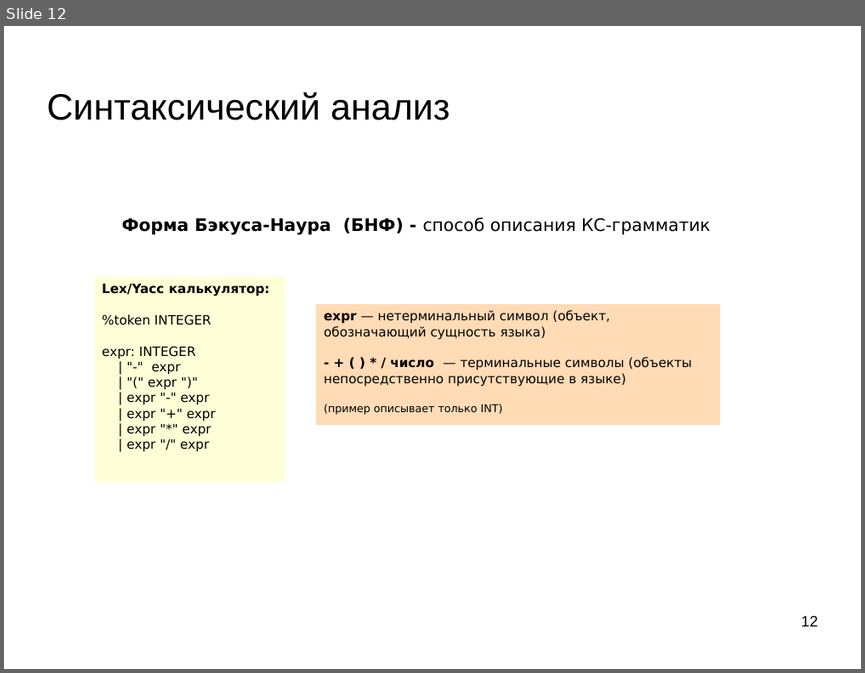
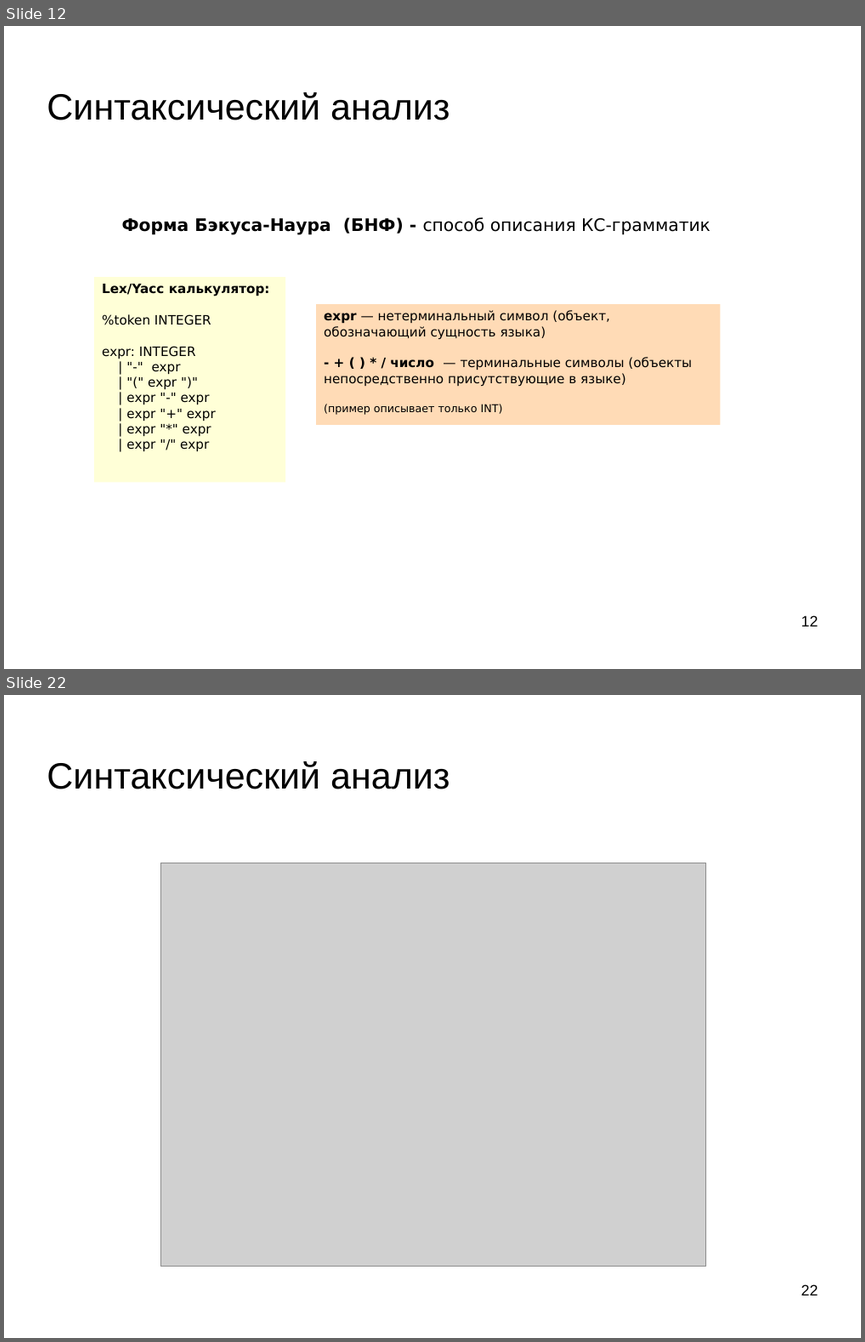
Before and after one commit to mechanoid5/ml_nlp_2022, a slide deck: 07-synt-grammar.odp. Shown one above the other, each under a label of ours: slide 12 before the commit, slides 12 and 22 after it; the slides between them are not shown. The pictures are 865x673 and 865x1342 pixels, drawn with LibreOffice and Linux fonts; fonts in the diff are those of the drawing; grey boxes stand for pictures; background and template pictures are left out. Boxes give left, top, right and bottom in pixels: in the first picture for what was removed or moved away, otherwise in the second. Text is boxed around its words. In the diff, an @@ line names an element or a change of style, - is before the commit and + after.

```diff
--- a/07-synt-grammar.odp
+++ b/07-synt-grammar.odp
@@ slide 22 added at box(4, 695, 861, 1338), background picture (left out) @@
@@ title added at box(46, 761, 450, 789), 33.9 pt, text #000000 @@
+Синтаксический анализ
@@ picture added at box(161, 863, 706, 1266) @@
@@ page number added at box(801, 1284, 818, 1295), 14 pt, text #000000 @@
+22
```
Also in this commit, not shown: 1 slide changed, 8 other slides added, 1 slide removed, 1 other file.
